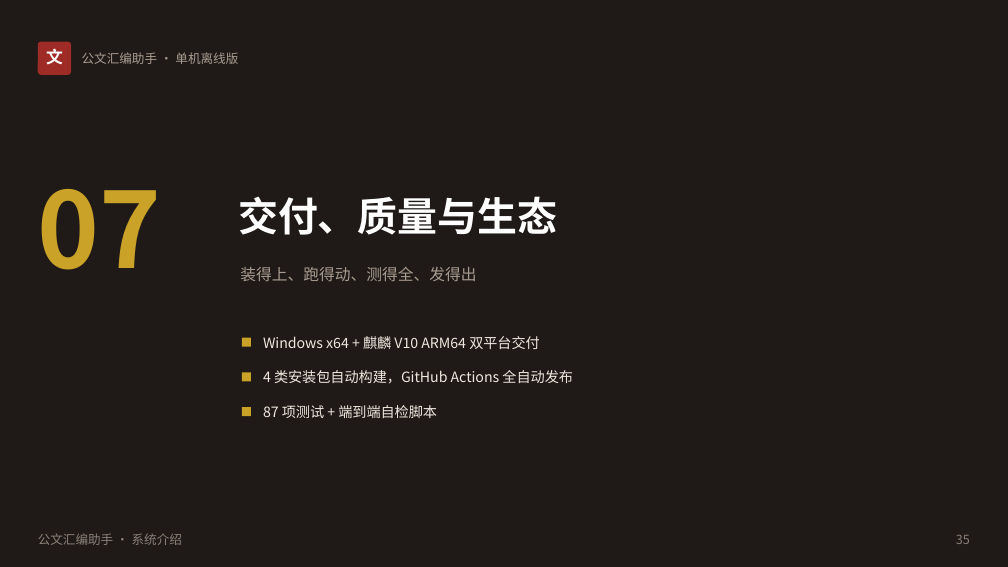
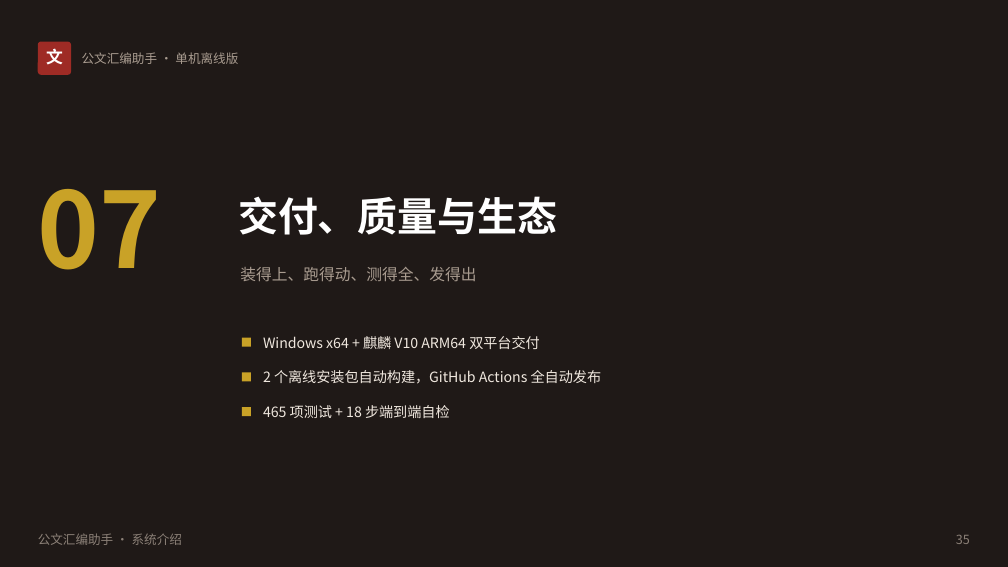
Before and after one commit to lzh745200/gwtool, a slide deck: slide 35 of 公文汇编助手-系统介绍.pptx. Drawn at 1008x567 pixels with LibreOffice and Linux fonts; fonts in the diff are those of the drawing. Boxes give left, top, right and bottom in pixels: in the first picture for what was removed or moved away, otherwise in the second. Text is boxed around its words. In the diff, an @@ line names an element or a change of style, - is before the commit and + after.

```diff
--- a/公文汇编助手-系统介绍.pptx
+++ b/公文汇编助手-系统介绍.pptx
@@ text at (263,370,602,384): text changed @@
-4 类安装包自动构建，GitHub Actions 全自动发布
+2 个离线安装包自动构建，GitHub Actions 全自动发布
@@ text at (263,405,450,418): text changed @@
-87 项测试 + 端到端自检脚本
+465 项测试 + 18 步端到端自检
```
Also in this commit, not shown: 15 other slides changed, 4 other files.
